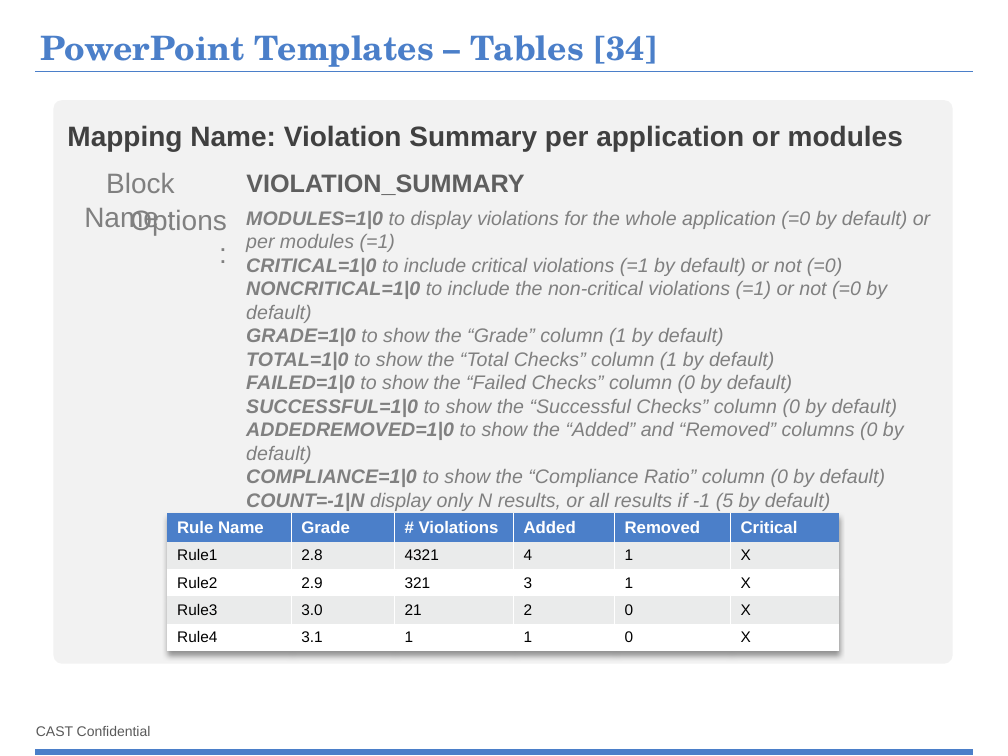
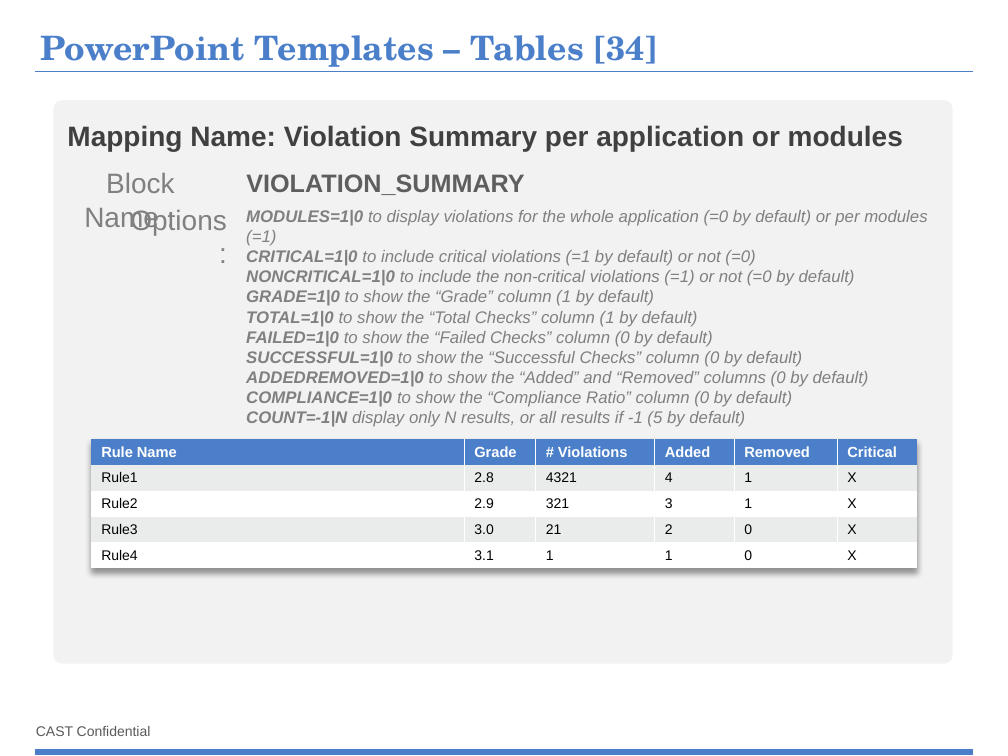
Before and after one commit to CAST-projects/ReportGenerator, a slide deck: slide 62 of CastReporting.Reporting/TemplatesFiles/1- Powerpoint-components-library.pptx. Drawn at 1008x756 pixels with LibreOffice and Linux fonts; fonts in the diff are those of the drawing; background and template pictures are left out. Boxes give left, top, right and bottom in pixels: in the first picture for what was removed or moved away, otherwise in the second. Text is boxed around its words. In the diff, an @@ line names an element or a change of style, - is before the commit and + after.

Commit message:
REPORTGEN-82 : improve component template on pptx

```diff
--- a/CastReporting.Reporting/TemplatesFiles/1- Powerpoint-components-library.pptx
+++ b/CastReporting.Reporting/TemplatesFiles/1- Powerpoint-components-library.pptx
@@ text "MODULES=1|0 to display violations for ..." at [246,210,927,427]: size 14 to 12 pt @@
@@ table at [92,438,917,574] @@
@@ size 12 to 10.5 pt in "Rule Name", "Grade", "# Violations", "Added" and 2 more places @@
@@ size 11 to 10 pt in "Rule1", "2.8", "4321", "4" and 20 more places @@
@@ table: place and size @@
-table at [167,513,839,657]
+table at [92,438,917,574]
```
